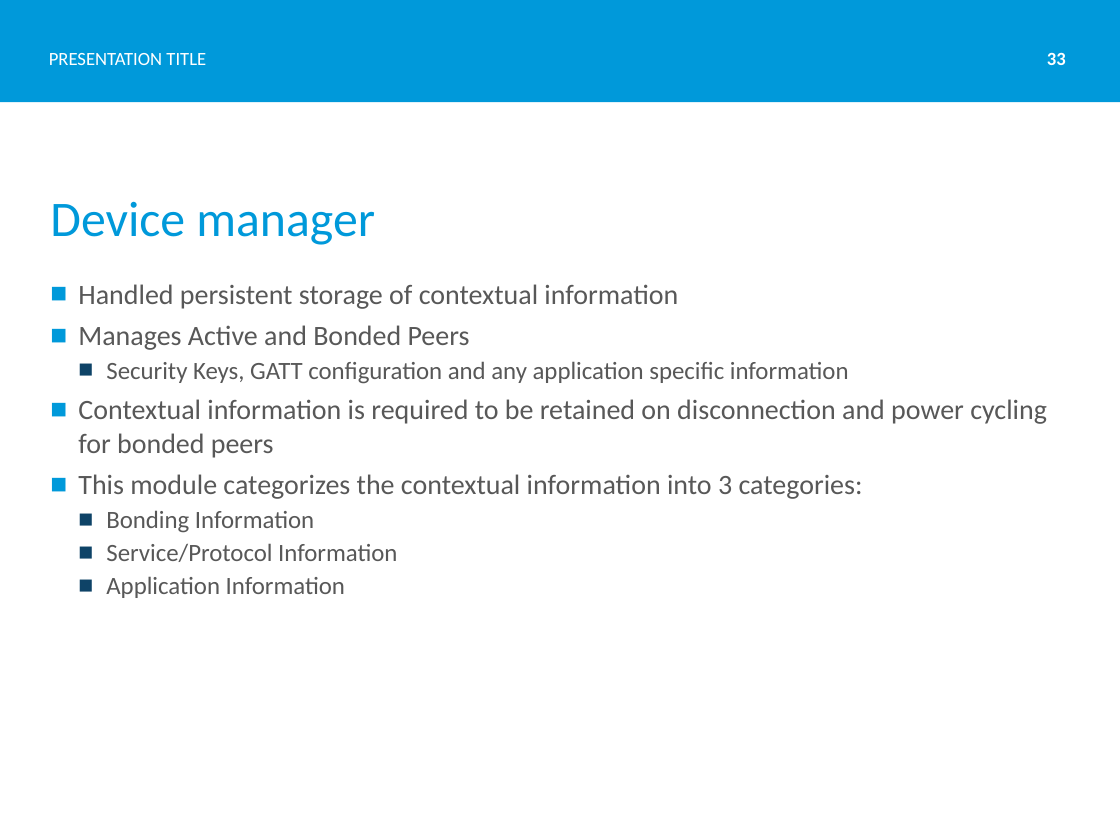
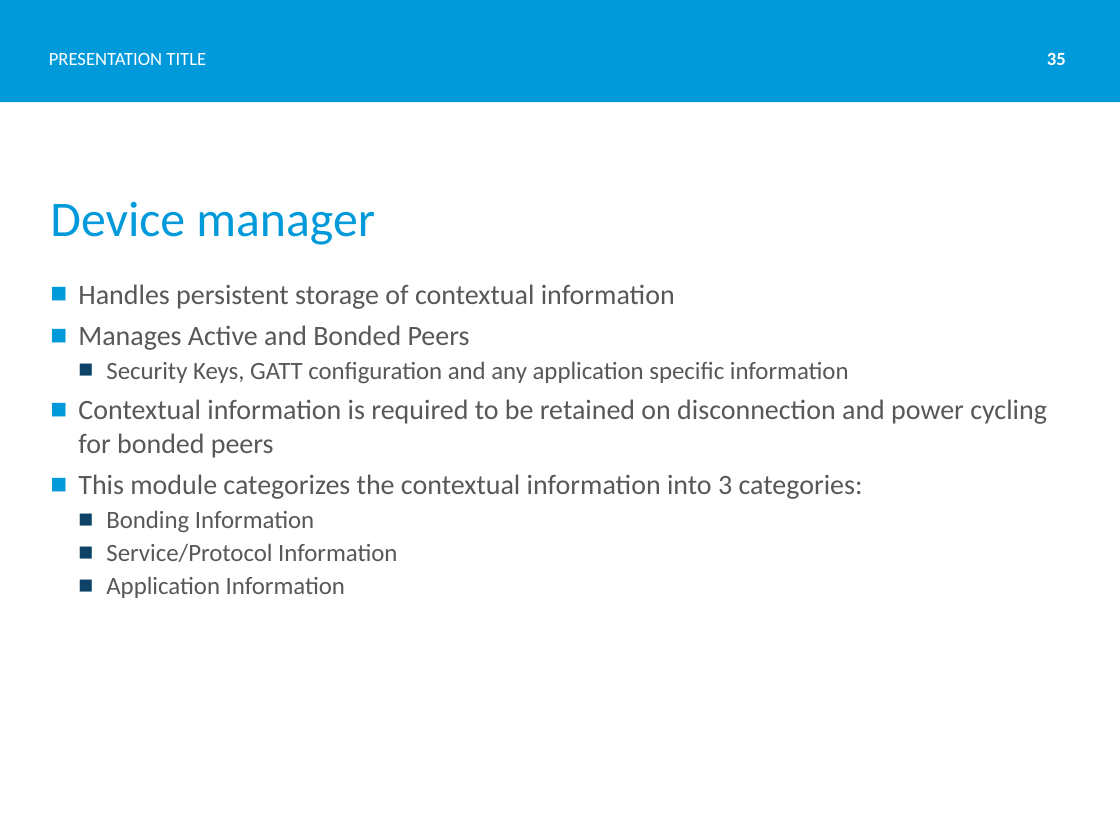
Before and after one commit to Skjerve/nRF51-S130-HK, a slide deck: slide 35 of S130 Introduction.pptx (slide 33 before the commit). Drawn at 1120x840 pixels with LibreOffice and Linux fonts; fonts in the diff are those of the drawing; background and template pictures are left out. Boxes give left, top, right and bottom in pixels: in the first picture for what was removed or moved away, otherwise in the second. Text is boxed around its words. In the diff, an @@ line names an element or a change of style, - is before the commit and + after.

```diff
--- a/S130 Introduction.pptx
+++ b/S130 Introduction.pptx
@@ page number at [1047, 52, 1066, 65]: text changed @@
-33
+35
@@ text at [78, 284, 675, 309]: text changed @@
-■ Handled persistent storage of contextual information
+■ Handles persistent storage of contextual information
```
Also in this commit, not shown: 9 other slides changed, 5 slides added.
